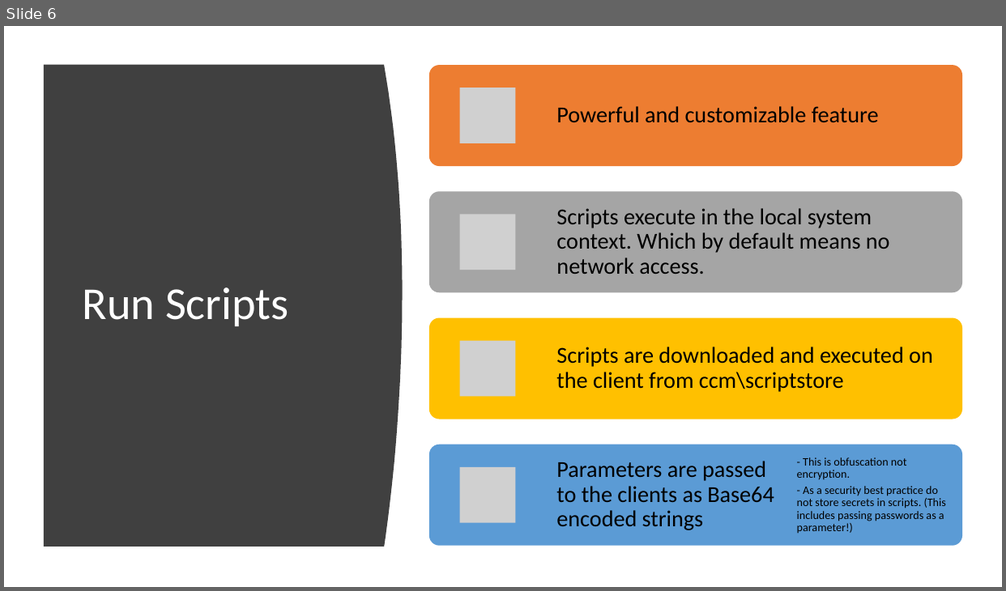
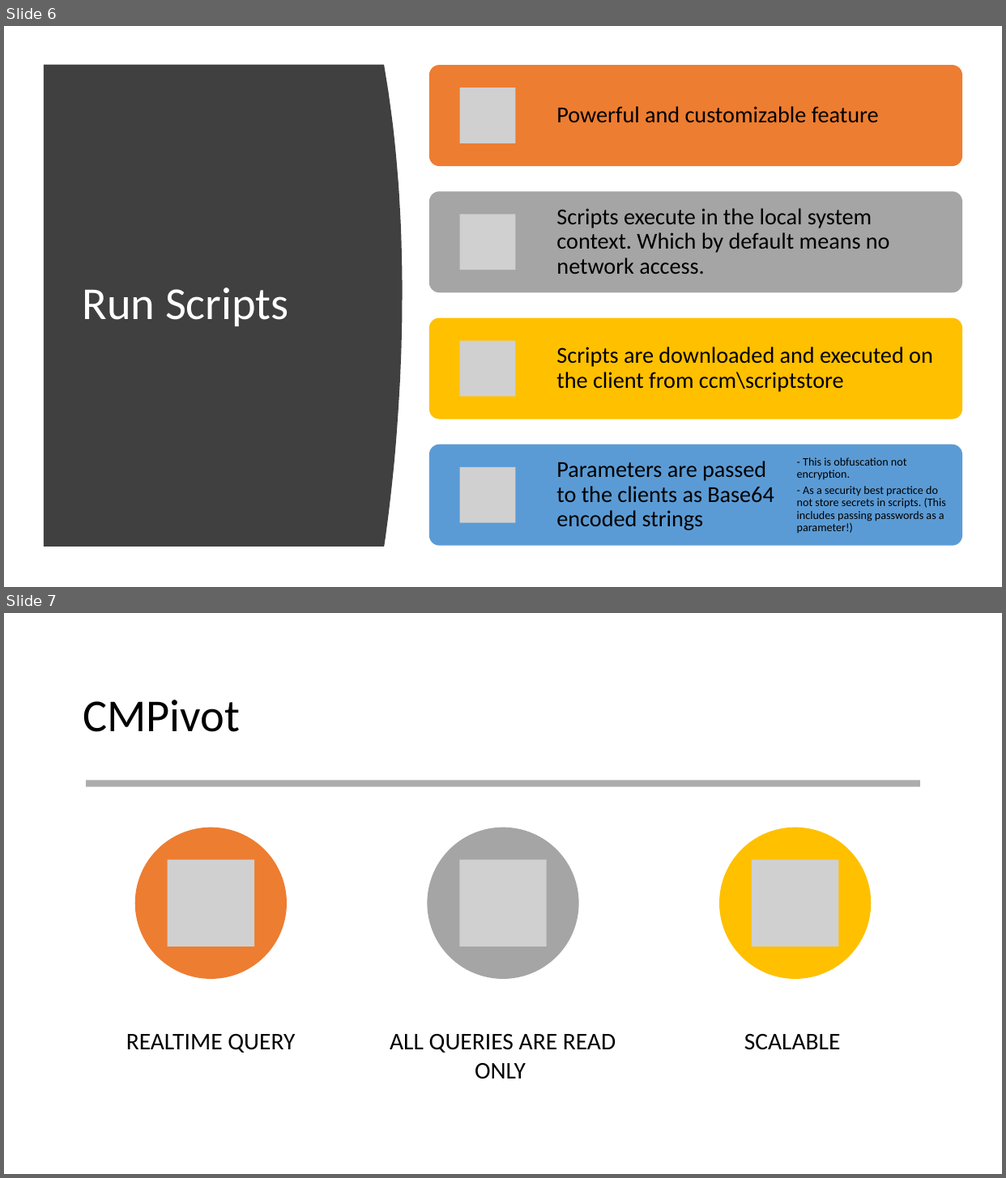
Before and after one commit to CSMUG/Meeting-Content, a slide deck: September122019/Real Time Actions with Configuration Manager.pptx. Shown one above the other, each under a label of ours: slide 6 before the commit, slides 6 and 7 after it. The pictures are 1006x591 and 1006x1178 pixels, drawn with LibreOffice and Linux fonts; fonts in the diff are those of the drawing; grey boxes stand for pictures. Boxes give left, top, right and bottom in pixels: in the first picture for what was removed or moved away, otherwise in the second. Text is boxed around its words. In the diff, an @@ line names an element or a change of style, - is before the commit and + after.

```diff
--- a/September122019/Real Time Actions with Configuration Manager.pptx
+++ b/September122019/Real Time Actions with Configuration Manager.pptx
@@ slide 7 added at [4,613,1002,1174], background #FFFFFF @@
@@ title added at [83,700,240,732], 44 pt, text #000000 @@
+CMPivot
@@ rectangle added at [86,781,919,787], fill #808080 at 65% opacity @@
@@ group added at [126,827,872,1080]: 3 ellipses, 3 pictures, 3 texts @@
+REALTIME QUERY
+ALL QUERIES ARE READ ONLY
+SCALABLE
```
Also in this commit, not shown: 1 slide changed.
